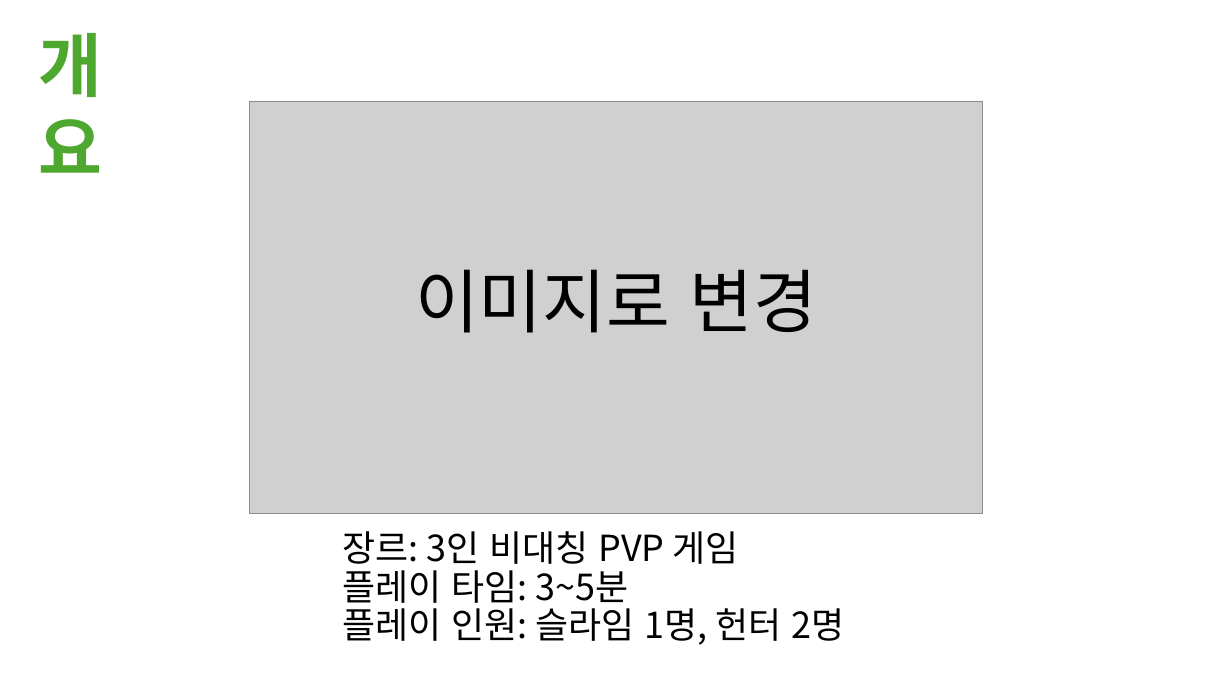
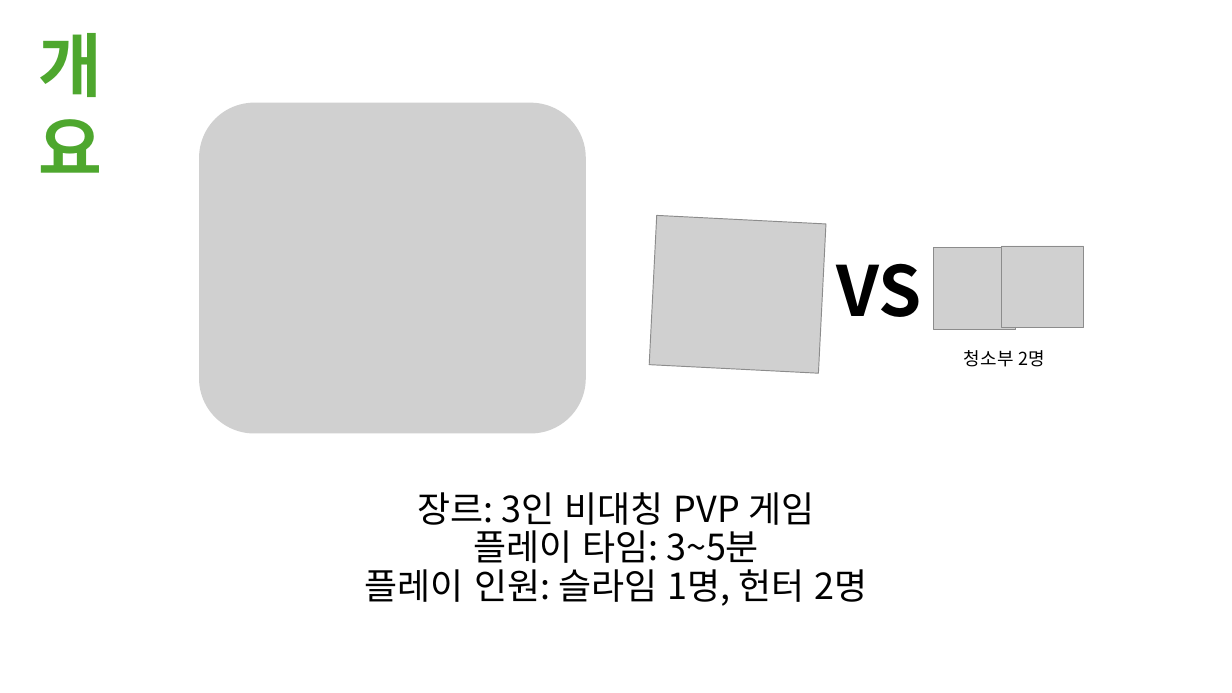
Before and after one commit to M055B411/23TH_TUK_Senior_Project, a slide deck: slide 3 of 제안서/EatUpAll_고윤범_노창현_양재성.pptx. Drawn at 1232x693 pixels with LibreOffice and Linux fonts; fonts in the diff are those of the drawing; grey boxes stand for pictures. Boxes give left, top, right and bottom in pixels: in the first picture for what was removed or moved away, otherwise in the second. Text is boxed around its words. In the diff, an @@ line names an element or a change of style, - is before the commit and + after.

```diff
--- a/제안서/EatUpAll_고윤범_노창현_양재성.pptx
+++ b/제안서/EatUpAll_고윤범_노창현_양재성.pptx
@@ picture added at [199, 103, 586, 433] @@
@@ picture removed at [250, 101, 983, 513] @@
@@ picture added at [650, 216, 826, 374] @@
@@ text removed at [415, 269, 817, 333] @@
-이미지로 변경
@@ text added at [836, 263, 921, 317], 54 pt, text #000000, bold @@
+VS
@@ picture added at [934, 248, 1017, 330] @@
@@ picture added at [1002, 246, 1084, 328] @@
@@ text added at [964, 350, 1046, 367], 14 pt, text #000000 @@
+청소부 2명
@@ text added at [688, 366, 786, 370], 14 pt, text #000000 @@
+슬라임 1마리
@@ text "장르: 3인 비대칭 PVP 게임 ...": place and size @@
-text "장르: 3인 비대칭 PVP 게임 ..." at [342, 531, 844, 645]
+text "장르: 3인 비대칭 PVP 게임 ..." at [365, 492, 867, 606]
@@ text "장르: 3인 비대칭 PVP 게임 ..." at [365, 492, 867, 606]: alignment left to centre @@
```
Also in this commit, not shown: 8 other slides changed, 2 slides added, 2 slides removed, 3 other files.
